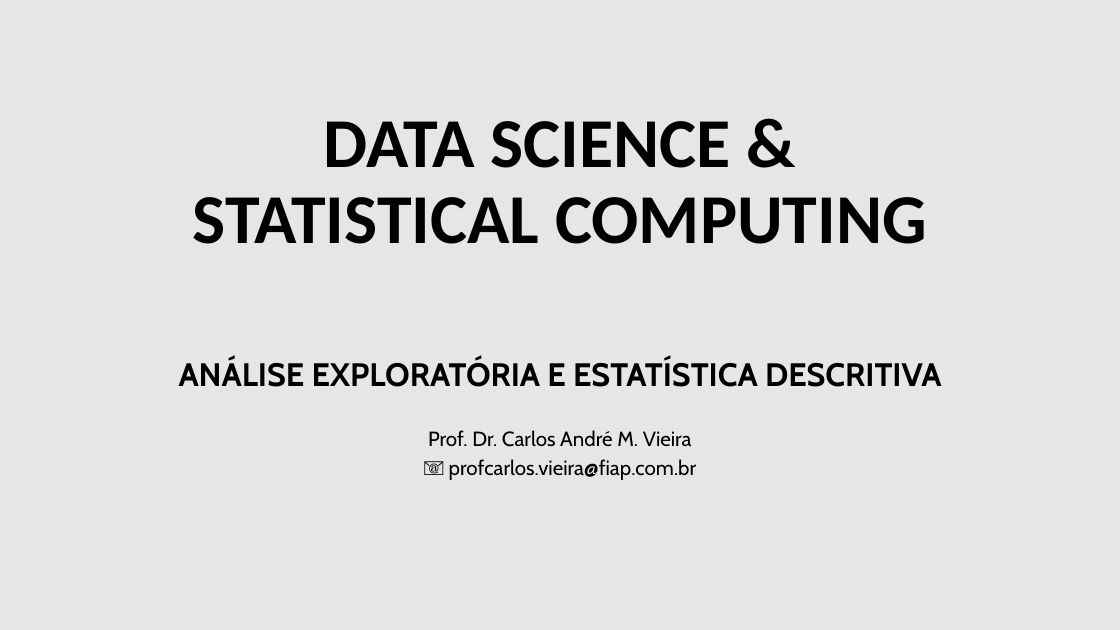
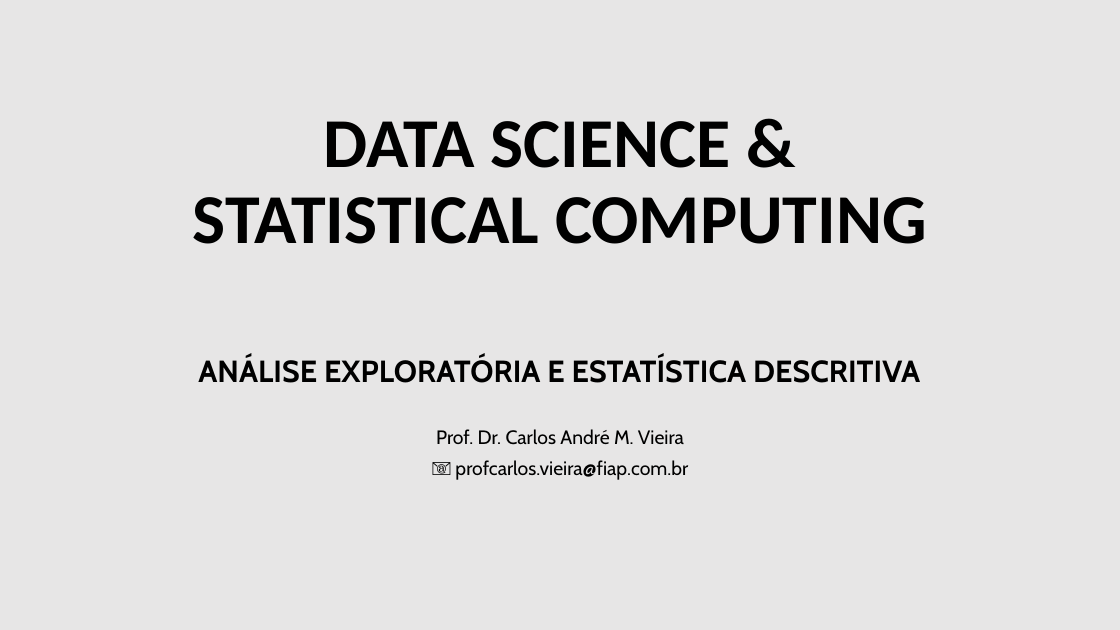
Before and after one commit to danielscarvalho/FIAP-Python-Data-Science-Statistics, a slide deck: slide 1 of T2 - Análise Exploratória e Estatística Descritiva.pptx. Drawn at 1120x630 pixels with LibreOffice and Linux fonts; fonts in the diff are those of the drawing; background and template pictures are left out. Boxes give left, top, right and bottom in pixels: in the first picture for what was removed or moved away, otherwise in the second. Text is boxed around its words. In the diff, an @@ line names an element or a change of style, - is before the commit and + after.

```diff
--- a/T2 - Análise Exploratória e Estatística Descritiva.pptx
+++ b/T2 - Análise Exploratória e Estatística Descritiva.pptx
@@ subtitle "ANÁLISE EXPLORATÓRIA E ESTATÍSTICA DESCRITIVA" at (198,356,920,480): size 27.8 to 26.2 pt in "ANÁLISE EXPLORATÓRIA E ESTATÍSTICA DESCRITIVA"; size 17.6 to 16.6 pt in "Prof. Dr. Carlos André M. Vieira", "📧 profcarlos.vieira@fiap.com.br"; line spacing 0.7 to 0.8 @@
```
Also in this commit, not shown: 46 other slides changed, 1 other file.
